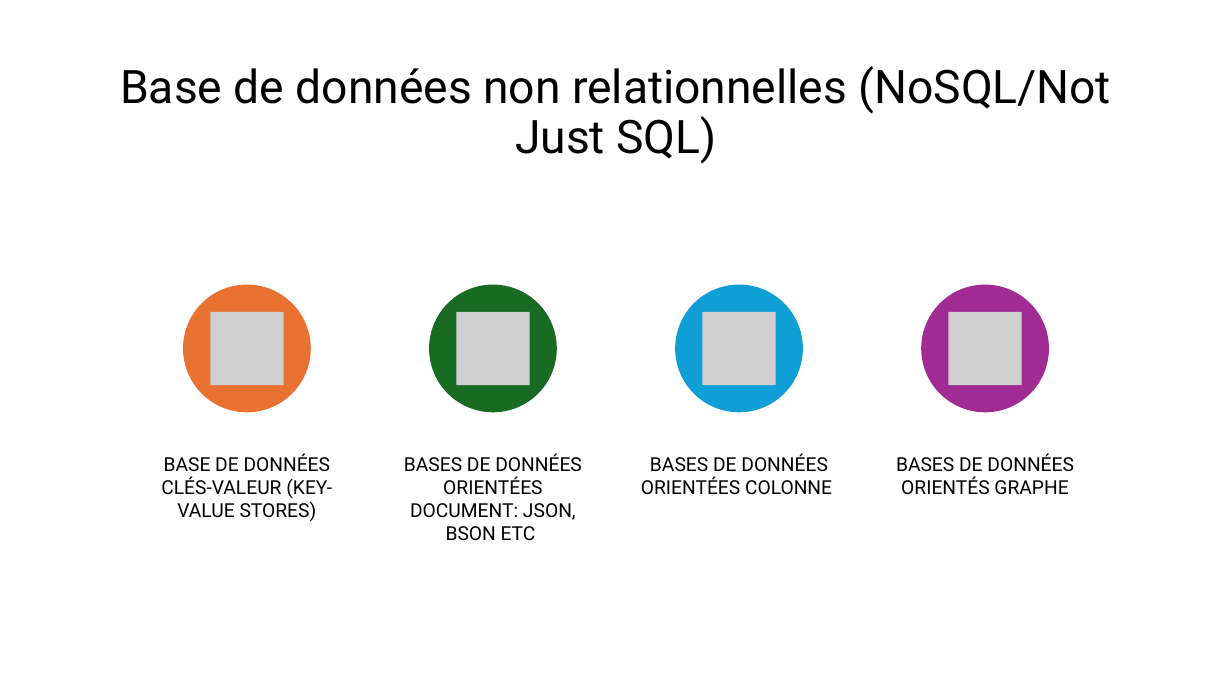
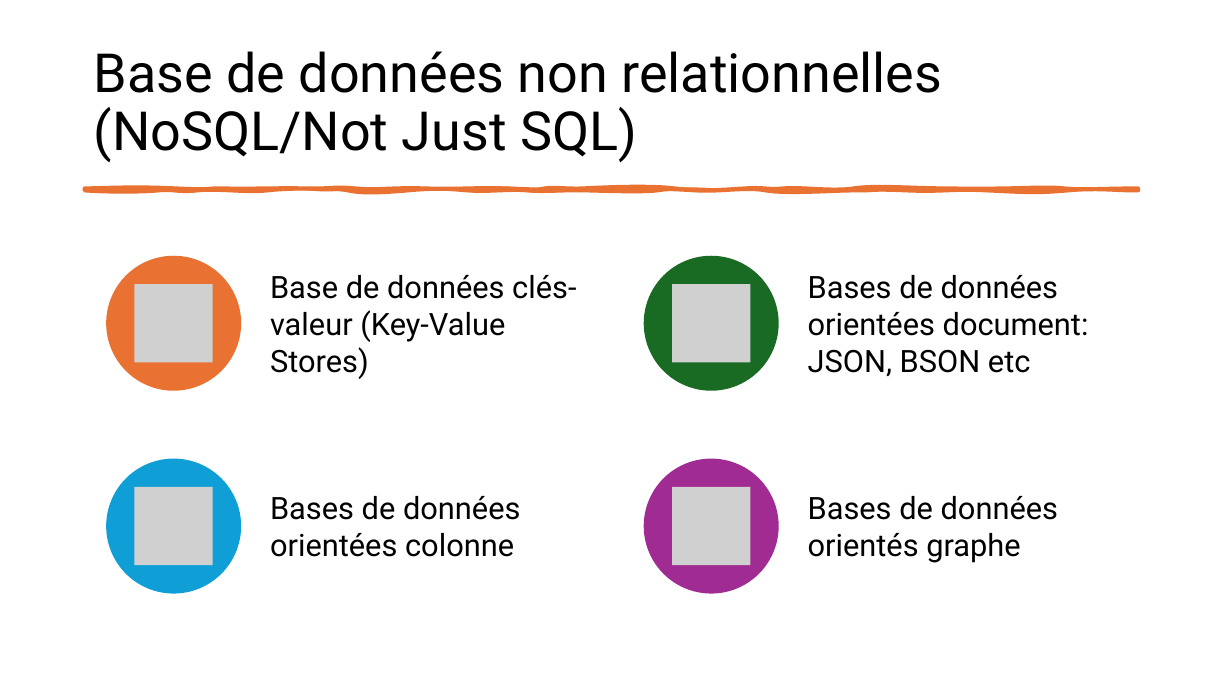
Before and after one commit to LeCoinStat/LeCoinStat, a slide deck: slide 11 of Bien_Debuter_SQL/Jour1/Bases_SQL_Guide_Pour_Bien_Démarrer.pptx. Drawn at 1232x693 pixels with LibreOffice and Linux fonts; fonts in the diff are those of the drawing; grey boxes stand for pictures. Boxes give left, top, right and bottom in pixels: in the first picture for what was removed or moved away, otherwise in the second. Text is boxed around its words. In the diff, an @@ line names an element or a change of style, - is before the commit and + after.

```diff
--- a/Bien_Debuter_SQL/Jour1/Bases_SQL_Guide_Pour_Bien_Démarrer.pptx
+++ b/Bien_Debuter_SQL/Jour1/Bases_SQL_Guide_Pour_Bien_Démarrer.pptx
@@ title "Base de données non relationnelles ..." moved from (x1=120, y1=66, x2=1111, y2=164) to (x1=94, y1=51, x2=942, y2=162) @@
@@ title "Base de données non relationnelles ..." at (x1=94, y1=51, x2=942, y2=162): size 36 to 42 pt; alignment centre to left @@
@@ freeform shape added at (x1=85, y1=189, x2=1139, y2=190), fill #E97132, outline #E97132 3.25 pt @@
@@ ellipse resized from (x1=183, y1=285, x2=311, y2=412) to (x1=106, y1=256, x2=241, y2=391) @@
@@ free "Base de données clés-valeur (Key-Value ..." resized from (x1=161, y1=453, x2=332, y2=521) to (x1=270, y1=256, x2=588, y2=391) @@
@@ ellipse resized from (x1=676, y1=285, x2=803, y2=412) to (x1=644, y1=256, x2=779, y2=391) @@
@@ ellipse at (x1=644, y1=256, x2=779, y2=391): fill #0F9ED5 to #196B24 @@
@@ free "Bases de données orientées document: ..." resized from (x1=404, y1=453, x2=582, y2=541) to (x1=808, y1=256, x2=1126, y2=391) @@
@@ picture added at (x1=135, y1=284, x2=213, y2=362) @@
@@ text in free at (x1=270, y1=275, x2=576, y2=379): text changed; size 15 to 24 pt @@
-BASE DE DONNÉES CLÉS-VALEUR (KEY-VALUE STORES)
+Base de données clés-valeur (Key-Value Stores)
@@ picture added at (x1=672, y1=284, x2=750, y2=362) @@
@@ text in free at (x1=808, y1=275, x2=1089, y2=376): text changed; size 15 to 24 pt @@
-BASES DE DONNÉES ORIENTÉES DOCUMENT: JSON, BSON ETC
+Bases de données orientées document: JSON, BSON etc
@@ group removed at (x1=211, y1=285, x2=1021, y2=412): 4 pictures, 1 ellipse @@
@@ ellipse added at (x1=106, y1=458, x2=241, y2=593), fill #0F9ED5 @@
@@ vertical alignment top to middle in 4 elements at (x1=808, y1=458, x2=1126, y2=593), (x1=270, y1=256, x2=588, y2=391), (x1=808, y1=256, x2=1126, y2=391), (x1=270, y1=458, x2=588, y2=593) @@
@@ free "Bases de données orientées colonne" resized from (x1=641, y1=453, x2=832, y2=495) to (x1=270, y1=458, x2=588, y2=593) @@
@@ ellipse resized from (x1=921, y1=285, x2=1049, y2=412) to (x1=644, y1=458, x2=779, y2=593) @@
@@ free "Bases de données orientés graphe" resized from (x1=896, y1=453, x2=1074, y2=495) to (x1=808, y1=458, x2=1126, y2=593) @@
@@ picture added at (x1=135, y1=487, x2=213, y2=566) @@
@@ text in free at (x1=270, y1=496, x2=520, y2=557): text changed; size 15 to 24 pt @@
-BASES DE DONNÉES ORIENTÉES COLONNE
+Bases de données orientées colonne
@@ picture added at (x1=672, y1=487, x2=750, y2=566) @@
@@ text in free at (x1=808, y1=496, x2=1058, y2=563): text changed; size 15 to 24 pt @@
-BASES DE DONNÉES ORIENTÉS GRAPHE
+Bases de données orientés graphe
```
Also in this commit, not shown: 11 other slides changed, 7 slides added, 1 slide removed, 1 other file.
